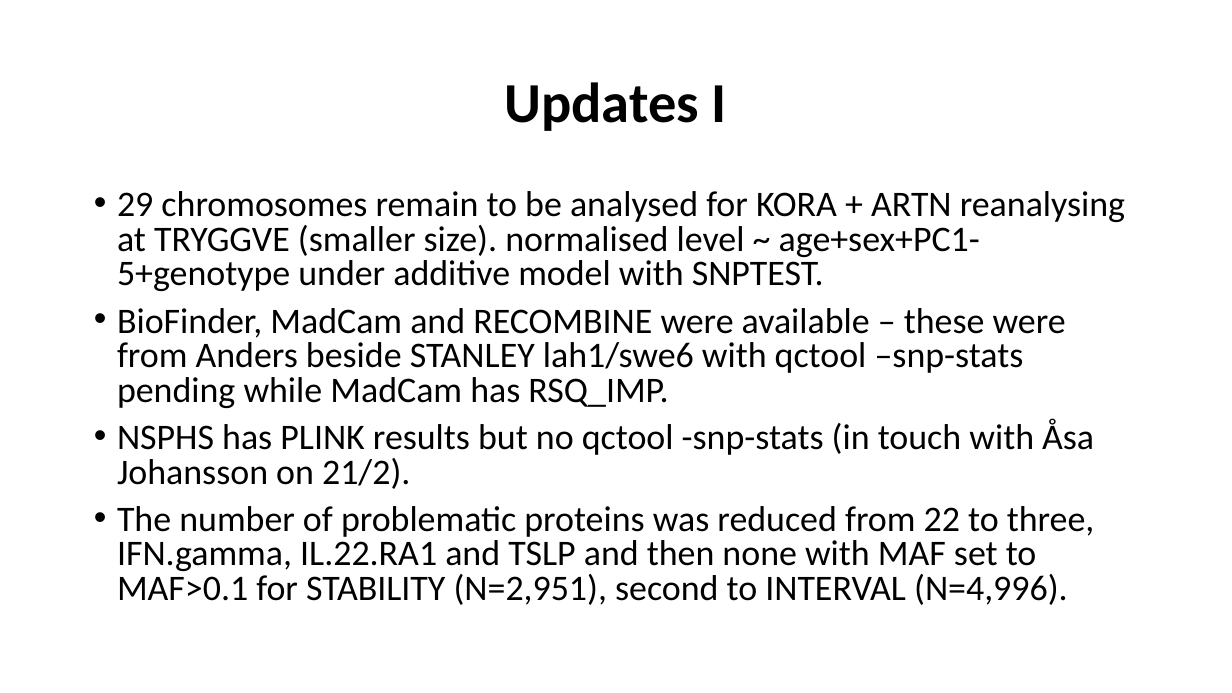
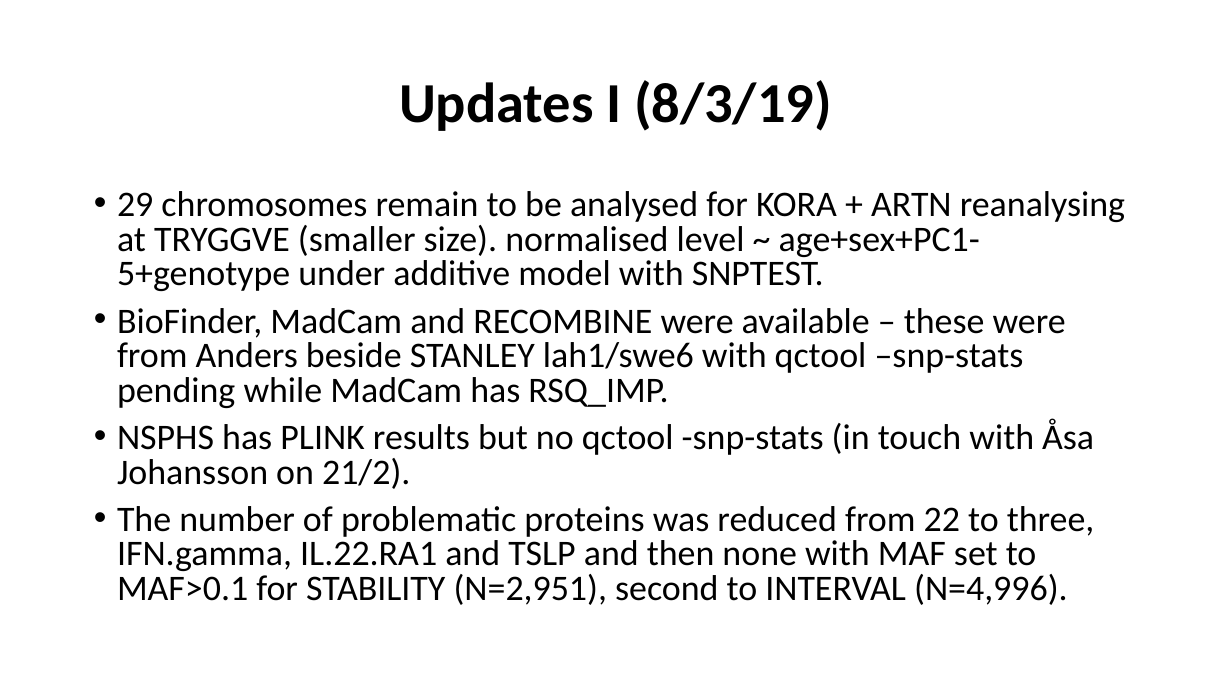
Before and after one commit to jinghuazhao/INF, a slide deck: slide 13 of doc/SCALLOP_INF1-120419.pptx (slide 10 before the commit). Drawn at 1232x693 pixels with LibreOffice and Linux fonts; fonts in the diff are those of the drawing. Boxes give left, top, right and bottom in pixels: in the first picture for what was removed or moved away, otherwise in the second. Text is boxed around its words. In the diff, an @@ line names an element or a change of style, - is before the commit and + after.

```diff
--- a/doc/SCALLOP_INF1-120419.pptx
+++ b/doc/SCALLOP_INF1-120419.pptx
@@ title at box(399, 80, 832, 131): text changed @@
-Updates I
+Updates I (8/3/19)
```
Also in this commit, not shown: 6 other slides changed, 5 slides added, 2 slides removed.
